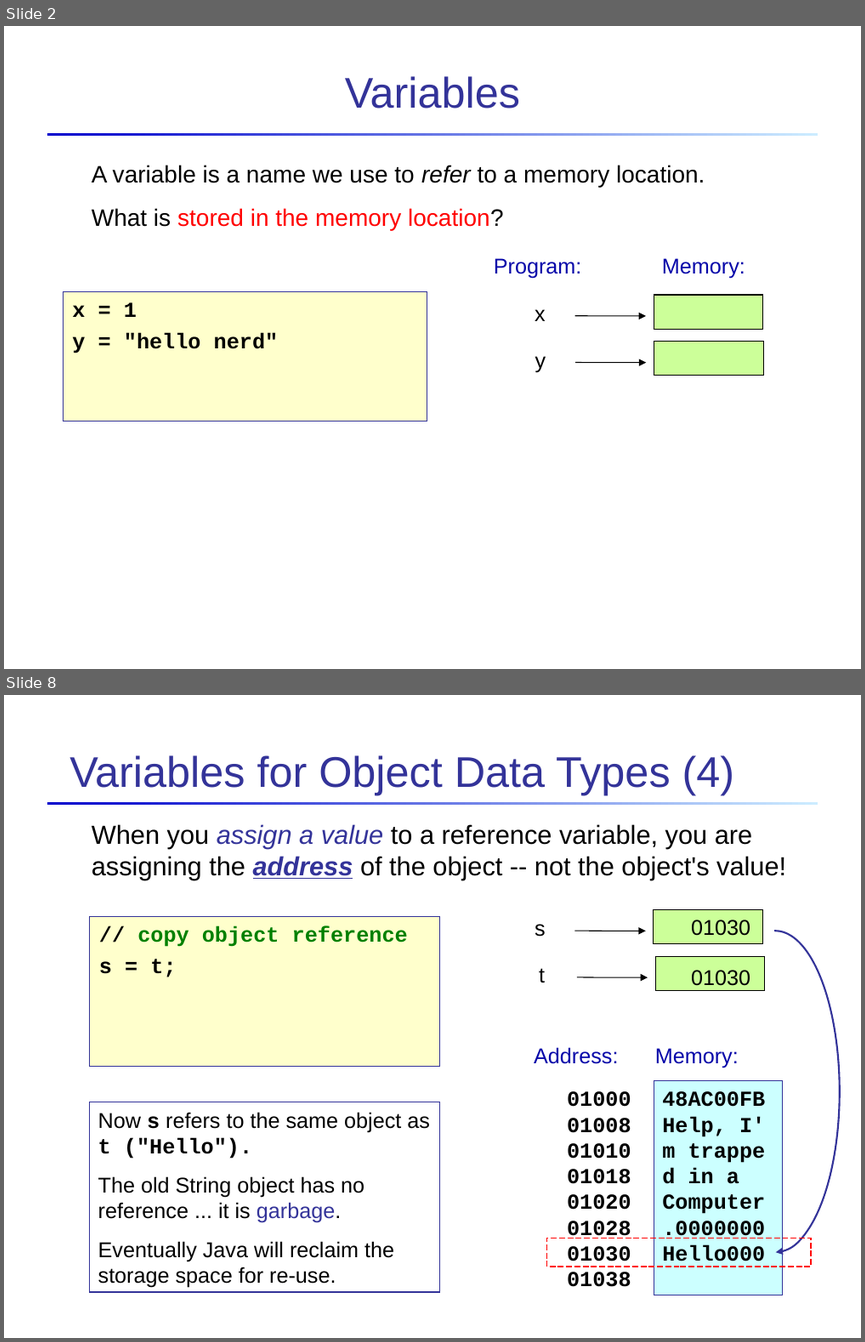
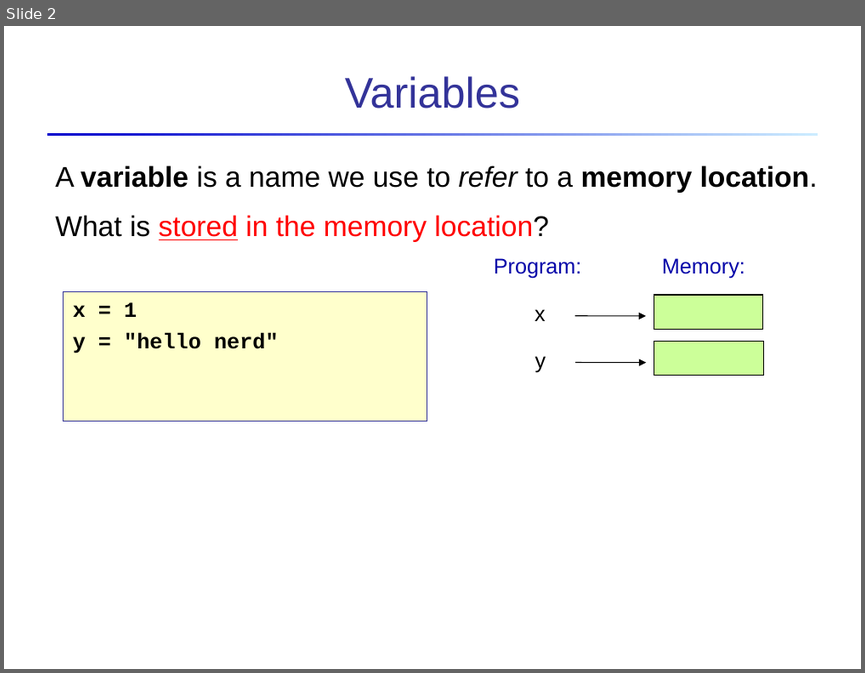
Before and after one commit to cpske/Prog2, a slide deck: oop/Object-References.ppt. Shown one above the other, each under a label of ours: slides 2 and 8 before the commit, slide 2 after it; the slides between them are not shown. The pictures are 865x1342 and 865x673 pixels, drawn with LibreOffice and Linux fonts; fonts in the diff are those of the drawing. Boxes give left, top, right and bottom in pixels: in the first picture for what was removed or moved away, otherwise in the second. Text is boxed around its words. In the diff, an @@ line names an element or a change of style, - is before the commit and + after.

```diff
--- a/oop/Object-References.ppt
+++ b/oop/Object-References.ppt
@@ slide 8 removed at <box>4,695,861,1338</box>, background #FFFFFF; not listed: 1 template element that a slide beside it also shows @@
@@ title removed at <box>69,755,735,795</box> @@
-Variables for Object Data Types (4)
@@ text removed at <box>92,824,786,879</box> @@
-When you assign a value to a reference variable, you are assigning the address of the object -- not the object's value!
@@ rectangle removed at <box>90,916,439,1066</box> @@
-// copy object reference
-s = t;
@@ text removed at <box>534,924,545,936</box> @@
-s
@@ rectangle removed at <box>653,910,763,944</box> @@
@@ text removed at <box>691,919,750,936</box> @@
-01030
@@ arrow removed from (575, 930) to (646, 930) @@
@@ freeform shape removed at <box>711,930,840,1252</box> @@
@@ text removed at <box>539,968,545,983</box> @@
-t
@@ rectangle removed at <box>655,956,765,991</box> @@
@@ text removed at <box>691,970,750,986</box> @@
-01030
@@ arrow removed from (577, 977) to (647, 978) @@
@@ text removed at <box>534,1047,618,1064</box> @@
-Address:
@@ text removed at <box>655,1048,738,1068</box> @@
-Memory:
@@ rectangle removed at <box>90,1102,439,1293</box> @@
-Now s refers to the same object as t ("Hello").
-The old String object has no reference ... it is garbage.
-Eventually Java will reclaim the storage space for re-use.
@@ text removed at <box>567,1091,631,1287</box> @@
-01000
-01008
-01010
-01018
-01020
-01028
-01030
-01038
@@ rectangle removed at <box>653,1081,782,1295</box> @@
-48AC00FB
-Help, I'
-m trappe
-d in a Computer
-.0000000
-Hello000
@@ rectangle removed at <box>546,1237,811,1265</box> @@
@@ slide 2 changed as well @@
@@ text "A variable is a name ...": place and size @@
-text "A variable is a name ..." at <box>92,165,704,230</box>
+text "A variable is a name ..." at <box>55,165,817,242</box>
@@ text "A variable is a name ..." at <box>55,165,817,242</box>: size 20 to 24 pt; bold on in "variable memory location."; underline on in "stored" @@
```
Also in this commit, not shown: 4 other slides changed, 12 slides added, 7 other slides removed, 9 other files.
